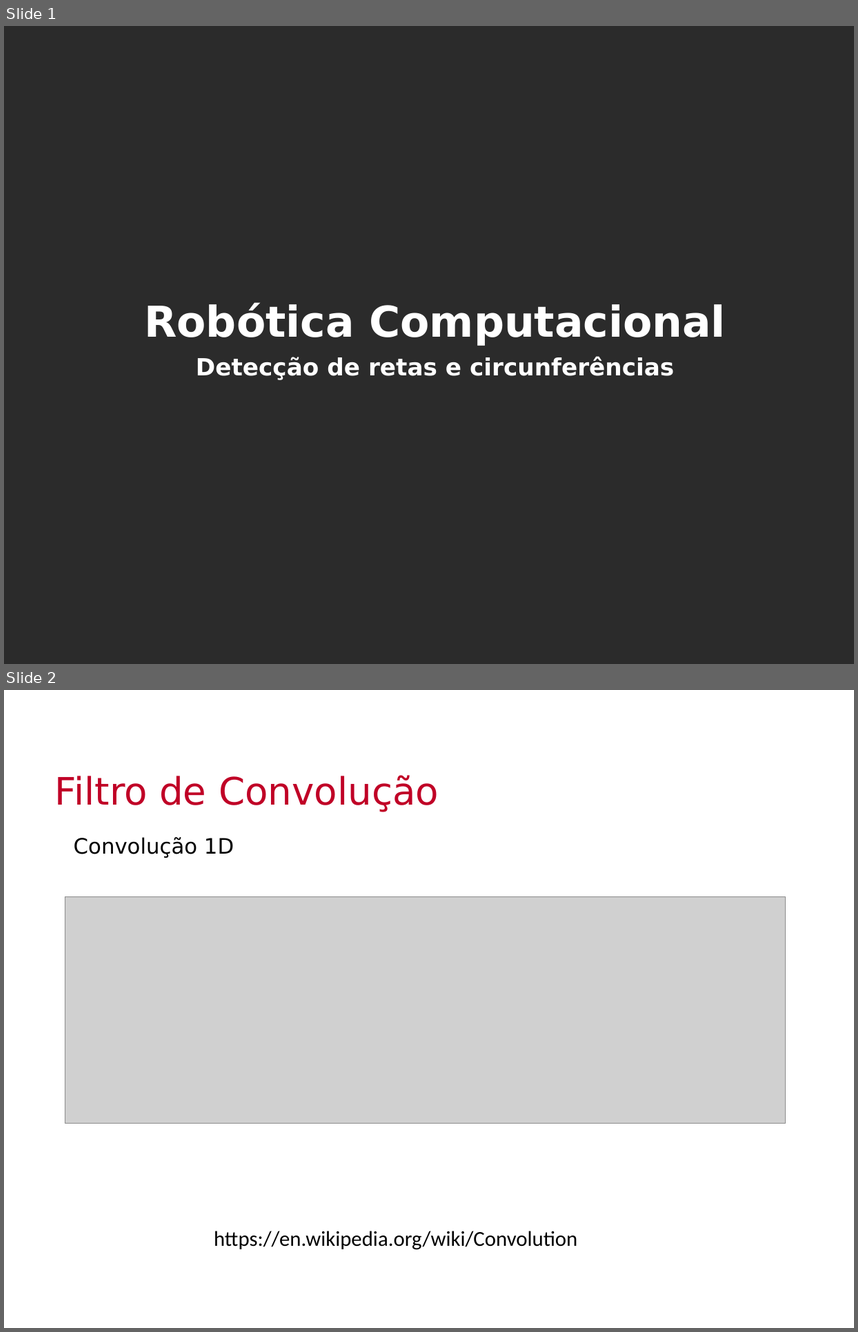
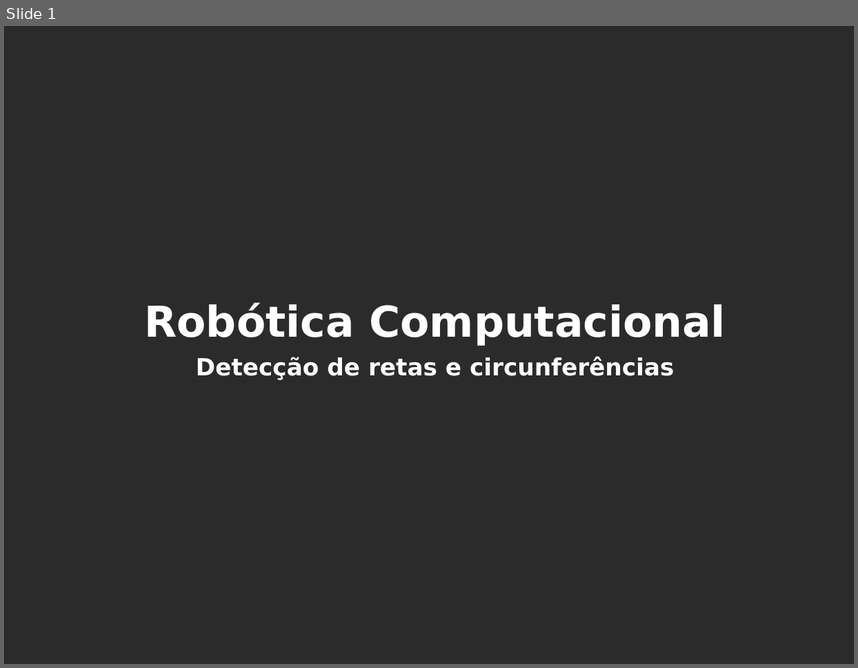
Before and after one commit to Insper/robotica-computacional, a slide deck: docs/modulos/03-visao/slides-1.pptx. Shown one above the other, each under a label of ours: slides 1 and 2 before the commit, slide 1 after it. The pictures are 858x1332 and 858x668 pixels, drawn with LibreOffice and Linux fonts; fonts in the diff are those of the drawing; grey boxes stand for pictures; background and template pictures are left out; a plain dark background stands for a picture behind light text. Boxes give left, top, right and bottom in pixels: in the first picture for what was removed or moved away, otherwise in the second. Text is boxed around its words. In the diff, an @@ line names an element or a change of style, - is before the commit and + after.

```diff
--- a/docs/modulos/03-visao/slides-1.pptx
+++ b/docs/modulos/03-visao/slides-1.pptx
@@ slide 2 removed at <box>4,690,854,1328</box>, background picture (left out) @@
@@ title removed at <box>55,775,439,812</box> @@
-Filtro de Convolução
@@ text removed at <box>74,837,234,858</box> @@
-Convolução 1D
@@ picture removed at <box>65,896,785,1123</box> @@
@@ text removed at <box>214,1230,577,1250</box> @@
-https://en.wikipedia.org/wiki/Convolution
```
Also in this commit, not shown: 1 slide changed, 4 slides added, 4 other slides removed.
